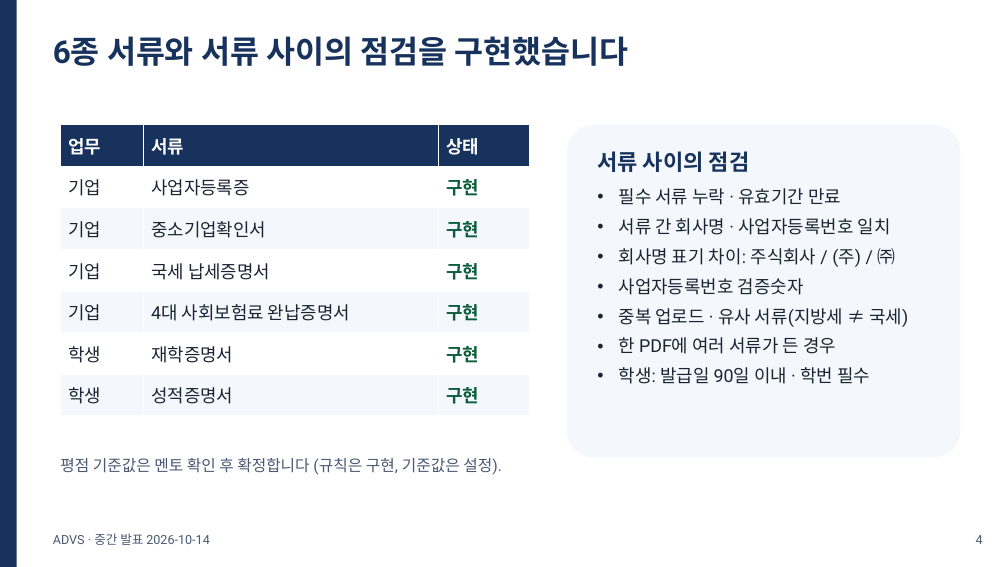
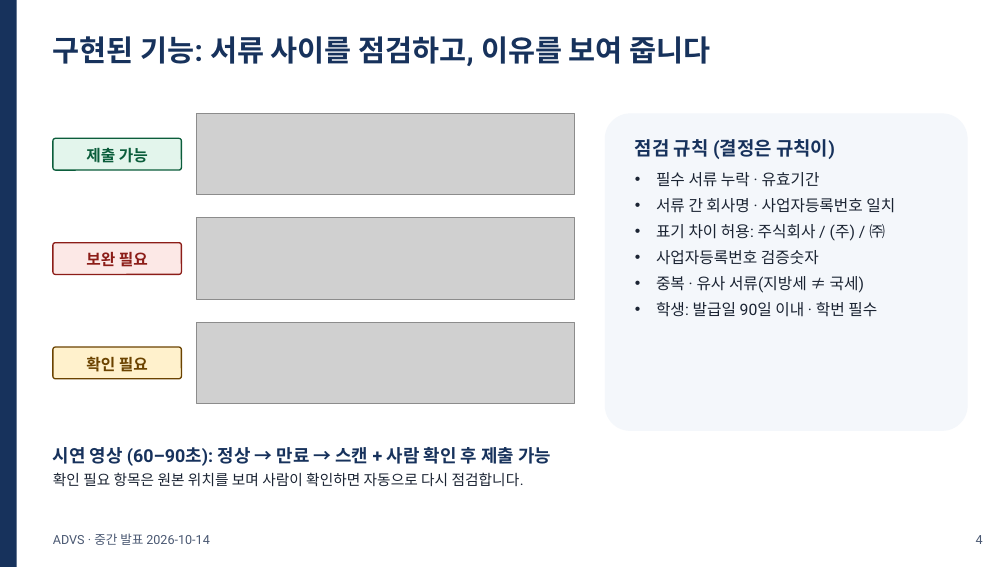
Before and after one commit to khabibro/ADVS, a slide deck: slide 4 of docs/midterm/ADVS_midterm.pptx. Drawn at 1008x567 pixels with LibreOffice and Linux fonts; fonts in the diff are those of the drawing; grey boxes stand for pictures. Boxes give left, top, right and bottom in pixels: in the first picture for what was removed or moved away, otherwise in the second. Text is boxed around its words. In the diff, an @@ line names an element or a change of style, - is before the commit and + after.

```diff
--- a/docs/midterm/ADVS_midterm.pptx
+++ b/docs/midterm/ADVS_midterm.pptx
@@ text at (x1=53, y1=36, x2=710, y2=66): text changed; size 30 to 28 pt @@
-6종 서류와 서류 사이의 점검을 구현했습니다
+구현된 기능: 서류 사이를 점검하고, 이유를 보여 줍니다
@@ picture added at (x1=197, y1=113, x2=575, y2=195) @@
@@ rounded rectangle "점검 규칙 (결정은 규칙이)" resized from (x1=567, y1=125, x2=960, y2=457) to (x1=605, y1=113, x2=968, y2=431) @@
@@ rounded rectangle added at (x1=53, y1=138, x2=181, y2=170), fill #E3F5EC, outline #0B5D3B 1.25 pt, 15 pt, text #0B5D3B, bold @@
+제출 가능
@@ table removed at (x1=60, y1=125, x2=529, y2=416), 7 rows, 3 columns @@
-업무 | 서류 | 상태
-기업 | 사업자등록증 | 구현
-기업 | 중소기업확인서 | 구현
-기업 | 국세 납세증명서 | 구현
-기업 | 4대 사회보험료 완납증명서 | 구현
-학생 | 재학증명서 | 구현
-학생 | 성적증명서 | 구현
@@ text in rounded rectangle at (x1=635, y1=139, x2=835, y2=187): text changed; size 17 to 18 pt; text colour #1B2433 to #17325C; bold on @@
-서류 사이의 점검
-• 필수 서류 누락 · 유효기간 만료
+점검 규칙 (결정은 규칙이)
+• 필수 서류 누락 · 유효기간
@@ text in rounded rectangle at (x1=656, y1=198, x2=895, y2=317): size 17 to 15 pt in "서류 간 회사명 · 사업자등록번호 일치", "사업자등록번호 검증숫자", "학생: 발급일 90일 이내 · 학번 필수"; less space between paragraphs @@
@@ picture added at (x1=197, y1=218, x2=575, y2=299) @@
@@ text in rounded rectangle at (x1=656, y1=224, x2=885, y2=241): text changed; size 17 to 15 pt @@
-• 회사명 표기 차이: 주식회사 / (주) / ㈜
+• 표기 차이 허용: 주식회사 / (주) / ㈜
@@ rounded rectangle added at (x1=53, y1=243, x2=181, y2=274), fill #FCE8E6, outline #8C1D18 1.25 pt, 15 pt, text #8C1D18, bold @@
+보완 필요
@@ text in rounded rectangle at (x1=656, y1=276, x2=865, y2=293): text changed; size 17 to 15 pt @@
-• 중복 업로드 · 유사 서류(지방세 ≠ 국세)
-• 한 PDF에 여러 서류가 든 경우
+• 중복 · 유사 서류(지방세 ≠ 국세)
@@ picture added at (x1=197, y1=322, x2=575, y2=404) @@
@@ rounded rectangle added at (x1=53, y1=347, x2=181, y2=379), fill #FFF1CC, outline #6B4300 1.25 pt, 15 pt, text #6B4300, bold @@
+확인 필요
@@ text added at (x1=53, y1=447, x2=551, y2=486), 14 pt, text #1B2433 @@
+시연 영상 (60–90초): 정상 → 만료 → 스캔 + 사람 확인 후 제출 가능
+확인 필요 항목은 원본 위치를 보며 사람이 확인하면 자동으로 다시 점검합니다.
@@ text removed at (x1=60, y1=458, x2=502, y2=475) @@
-평점 기준값은 멘토 확인 후 확정합니다 (규칙은 구현, 기준값은 설정).
```
Also in this commit, not shown: 8 other slides changed, 9 slides added, 5 slides removed, 4 other files.
